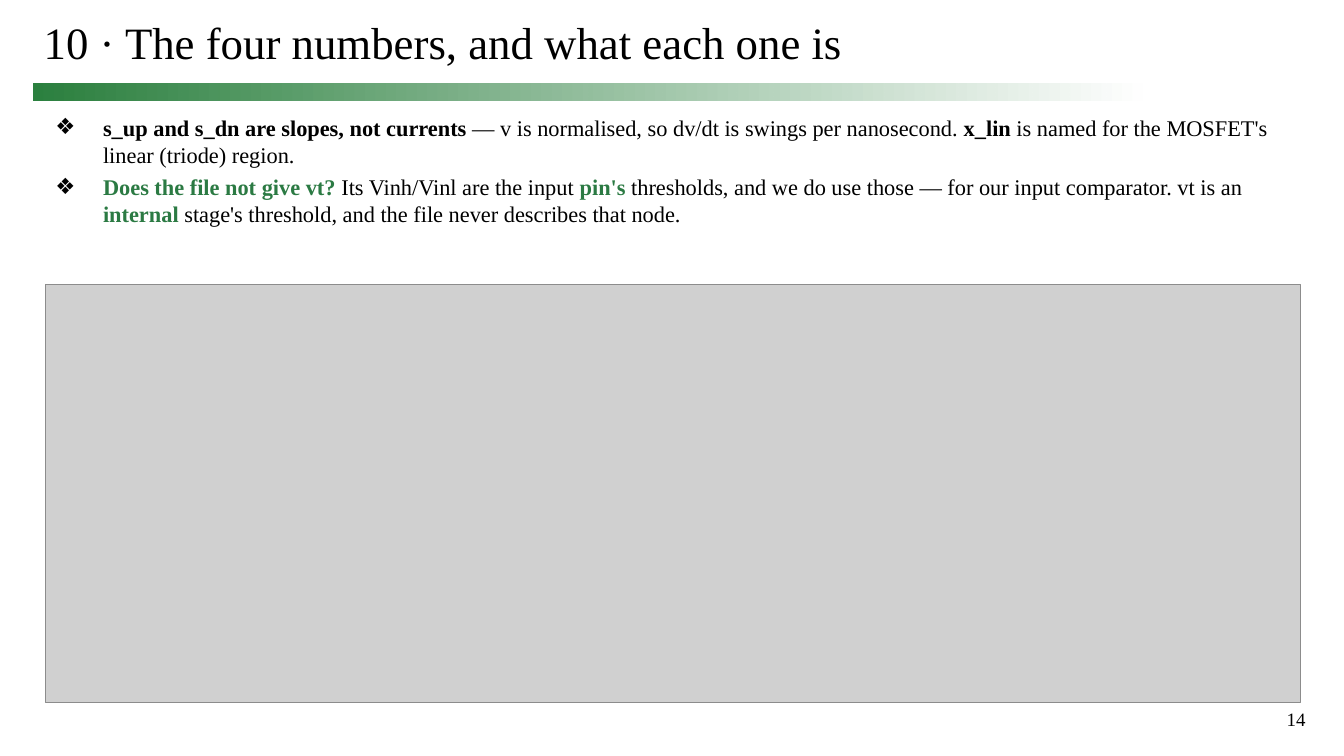
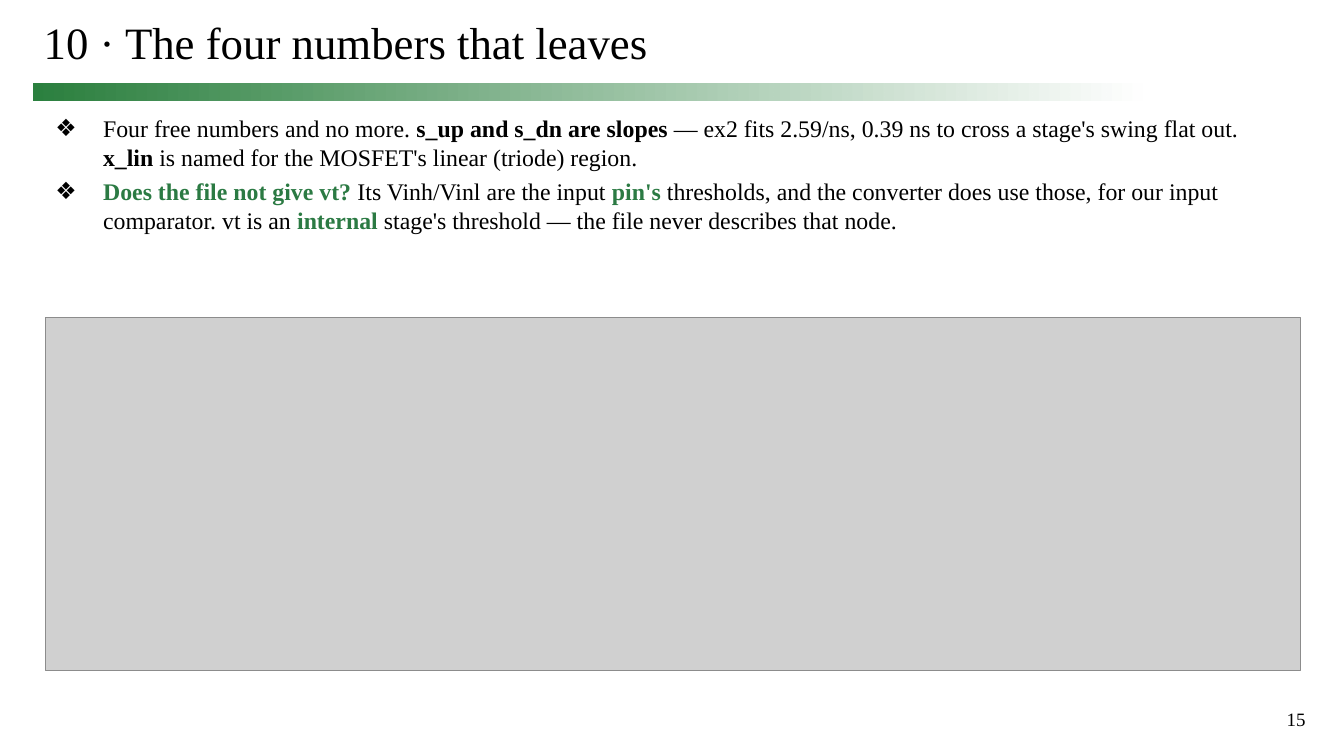
Before and after one commit to simon9721/ibis_comparison, a slide deck: slide 15 of results/meeting_deck_2026-09-24/0924_track1_story.pptx (slide 14 before the commit). Drawn at 1344x756 pixels with LibreOffice and Linux fonts; fonts in the diff are those of the drawing; grey boxes stand for pictures. Boxes give left, top, right and bottom in pixels: in the first picture for what was removed or moved away, otherwise in the second. Text is boxed around its words. In the diff, an @@ line names an element or a change of style, - is before the commit and + after.

```diff
--- a/results/meeting_deck_2026-09-24/0924_track1_story.pptx
+++ b/results/meeting_deck_2026-09-24/0924_track1_story.pptx
@@ title at (x1=44, y1=27, x2=647, y2=60): text changed @@
-10 · The four numbers, and what each one is
+10 · The four numbers that leaves
@@ text at (x1=103, y1=120, x2=1237, y2=234): text changed; size 16 to 17 pt @@
-❖ s_up and s_dn are slopes, not currents — v is normalised, so dv/dt is swings per nanosecond. x_lin is named for the MOSFET's linear (triode) region.
-❖ Does the file not give vt? Its Vinh/Vinl are the input pin's thresholds, and we do use those — for our input comparator. vt is an internal stage's threshold, and the file never describes that node.
+❖ Four free numbers and no more. s_up and s_dn are slopes — ex2 fits 2.59/ns, 0.39 ns to cross a stage's swing flat out. x_lin is named for the MOSFET's linear (triode) region.
+❖ Does the file not give vt? Its Vinh/Vinl are the input pin's thresholds, and the converter does use those, for our input comparator. vt is an internal stage's threshold — the file never describes that node.
@@ picture resized from (x1=45, y1=284, x2=1301, y2=703) to (x1=45, y1=318, x2=1301, y2=670) @@
@@ page number at (x1=1287, y1=713, x2=1306, y2=726): text changed @@
-14
+15
```
Also in this commit, not shown: 5 slides added, 2 slides removed, 9 other files.
